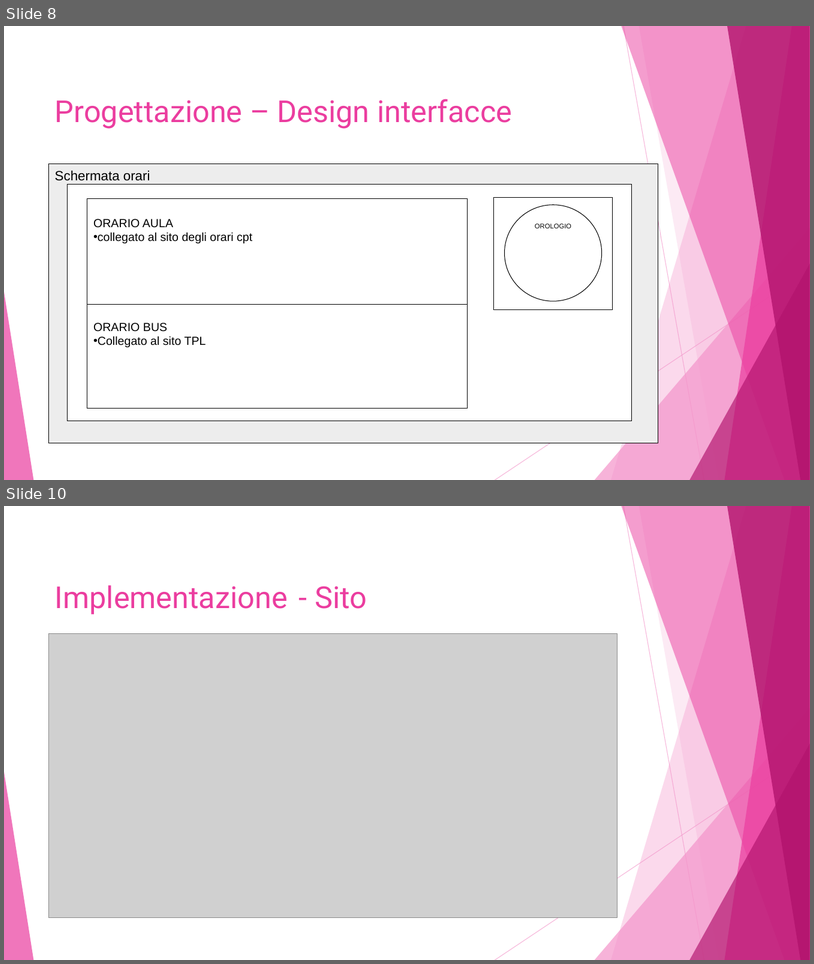
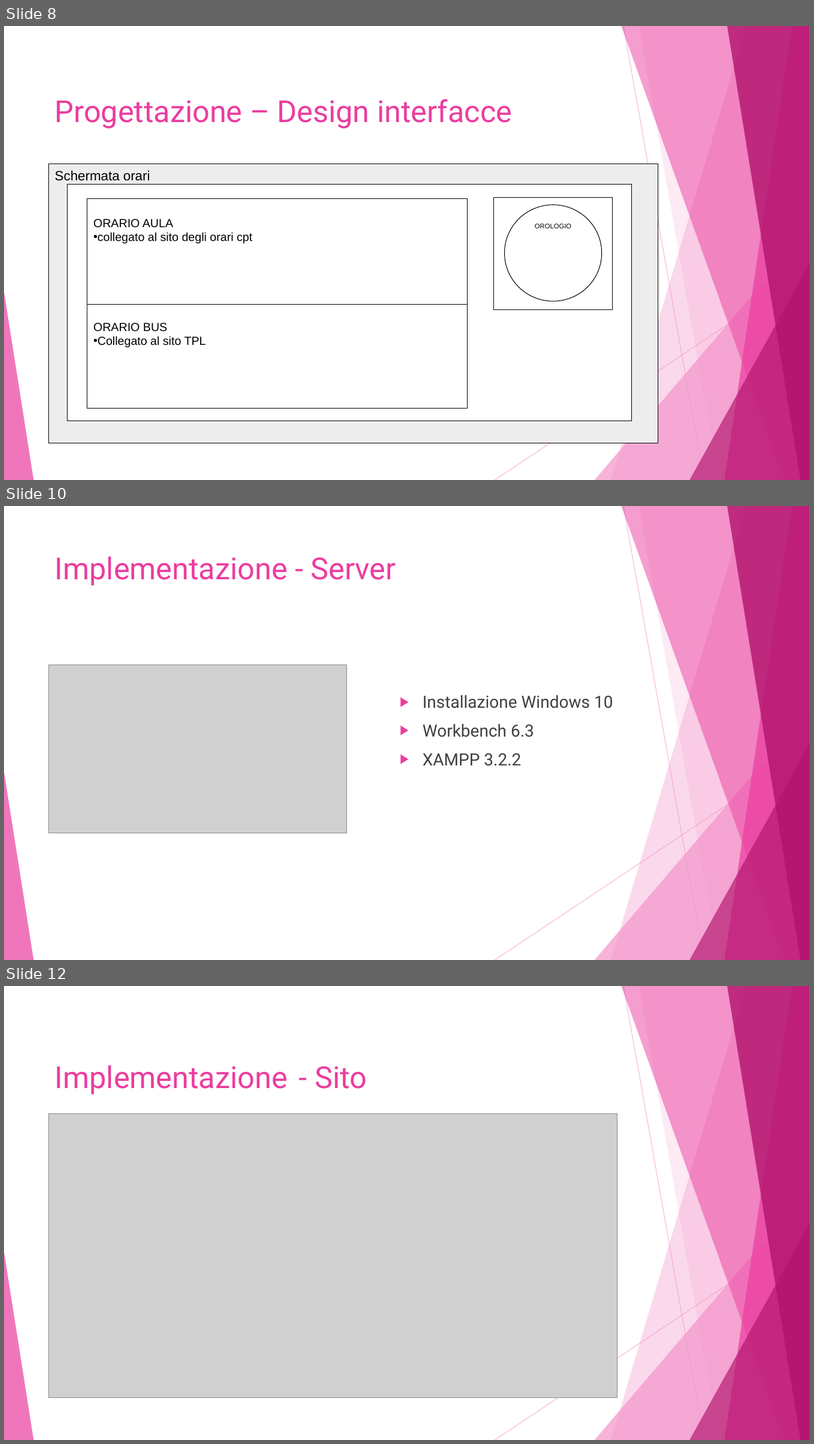
Before and after one commit to alessiax8/Info-Kiosk, a slide deck: Documenti/presentazione_info_kiosk.pptx. Shown one above the other, each under a label of ours: slides 8 and 10 before the commit, slides 8, 10 and 12 after it; the slides between them are not shown. The pictures are 814x964 and 814x1444 pixels, drawn with LibreOffice and Linux fonts; fonts in the diff are those of the drawing; grey boxes stand for pictures. Boxes give left, top, right and bottom in pixels: in the first picture for what was removed or moved away, otherwise in the second. Text is boxed around its words. In the diff, an @@ line names an element or a change of style, - is before the commit and + after.

```diff
--- a/Documenti/presentazione_info_kiosk.pptx
+++ b/Documenti/presentazione_info_kiosk.pptx
@@ slide 10 added at [4, 506, 810, 960], background #FFFFFF; not listed: 10 template elements that a slide beside it also shows @@
@@ title added at [55, 556, 396, 586], 36 pt, text #EB3D9F @@
+Implementazione - Server
@@ picture added at [49, 664, 347, 832] @@
@@ text added at [423, 695, 613, 766], 20 pt, text #404040 @@
+▶ Installazione Windows 10
+▶ Workbench 6.3
+▶ XAMPP 3.2.2
@@ what was slide 10 is now slide 12 @@
```
Also in this commit, not shown: 2 slides changed, 10 other slides added, 1 slide removed.
